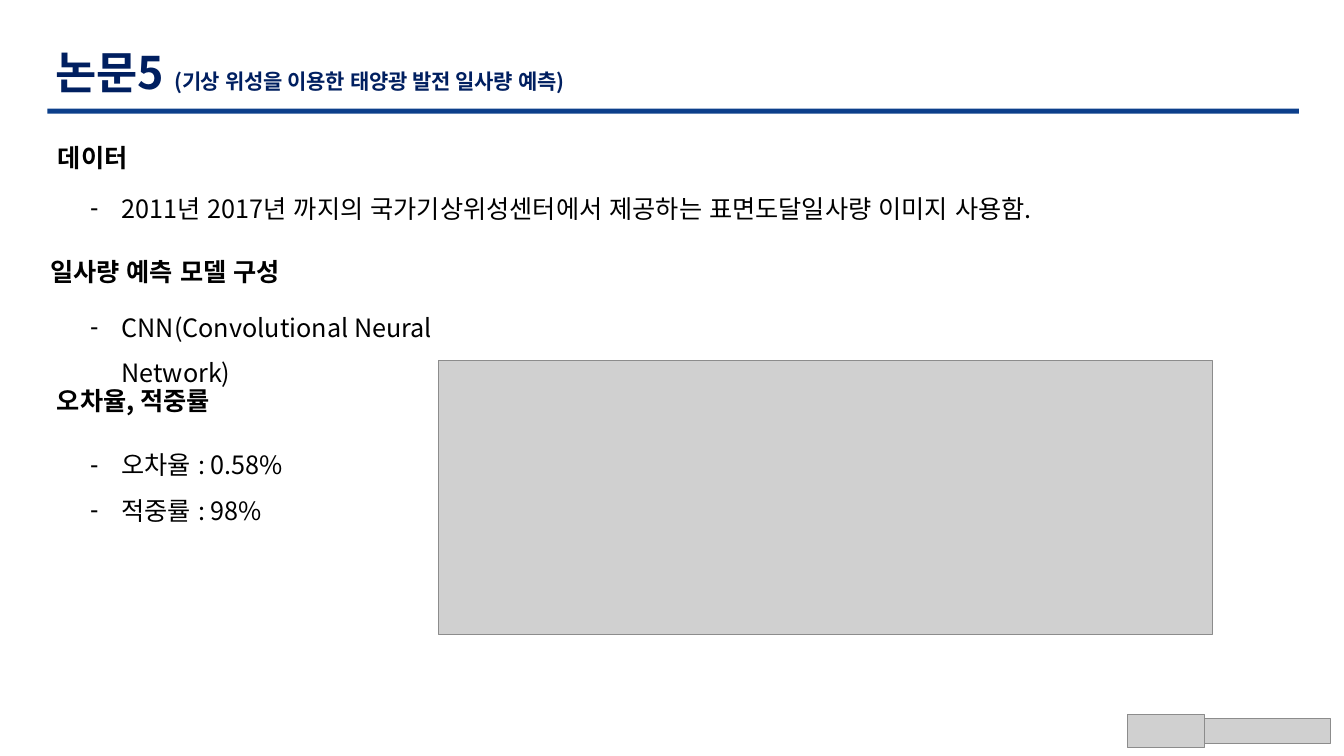
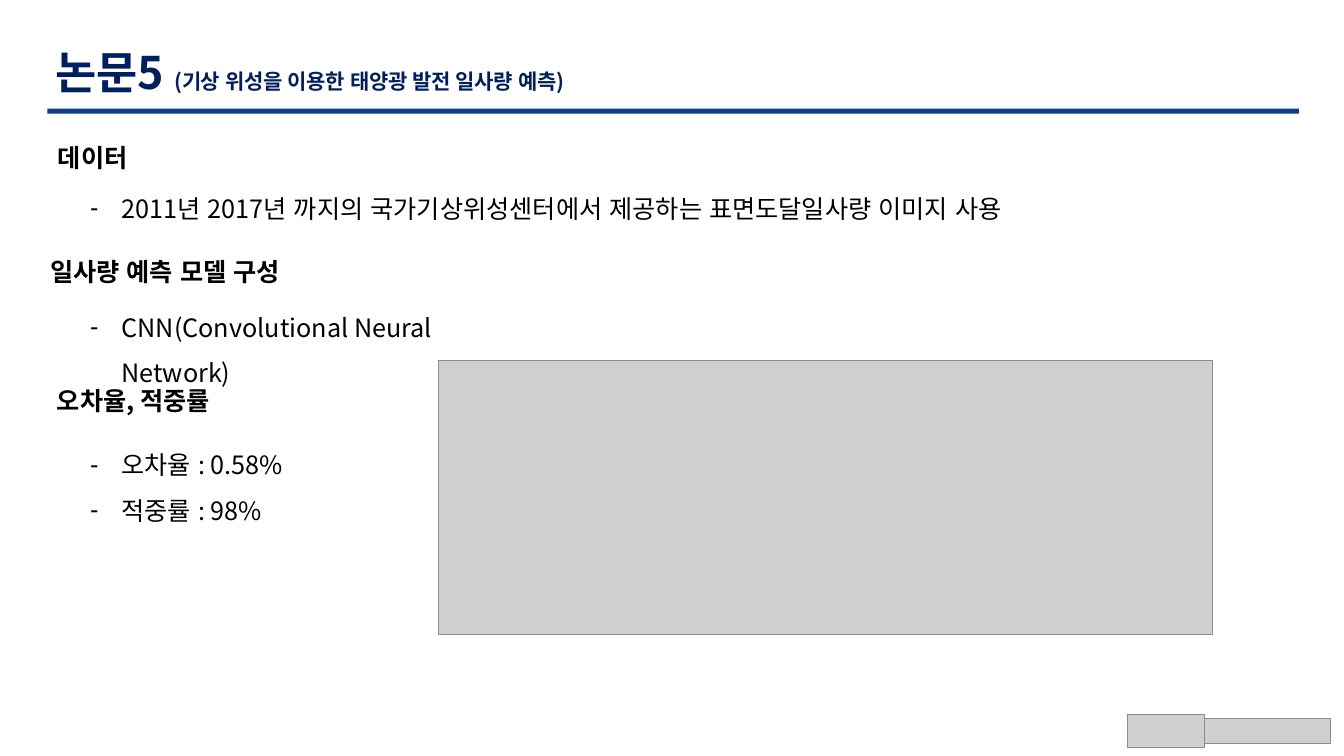
Before and after one commit to TaegyuHan/Solar_radiation_prediction_model, a slide deck: slide 12 of KICS_PT/[KICS] 동향 poster.pptx. Drawn at 1344x756 pixels with LibreOffice and Linux fonts; fonts in the diff are those of the drawing; grey boxes stand for pictures. Boxes give left, top, right and bottom in pixels: in the first picture for what was removed or moved away, otherwise in the second. Text is boxed around its words. In the diff, an @@ line names an element or a change of style, - is before the commit and + after.

```diff
--- a/KICS_PT/[KICS] 동향 poster.pptx
+++ b/KICS_PT/[KICS] 동향 poster.pptx
@@ text at (x1=122, y1=197, x2=1001, y2=220): text changed @@
-– 2011년 2017년 까지의 국가기상위성센터에서 제공하는 표면도달일사량 이미지 사용함.
+– 2011년 2017년 까지의 국가기상위성센터에서 제공하는 표면도달일사량 이미지 사용
```
Also in this commit, not shown: 10 other slides changed.
